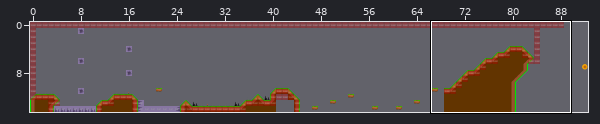
A Tiled map gets an edit: tiles/map5.tmx. The picture above shows the old version from afar; the outline marks the close-up.
Close-up. The starting point:
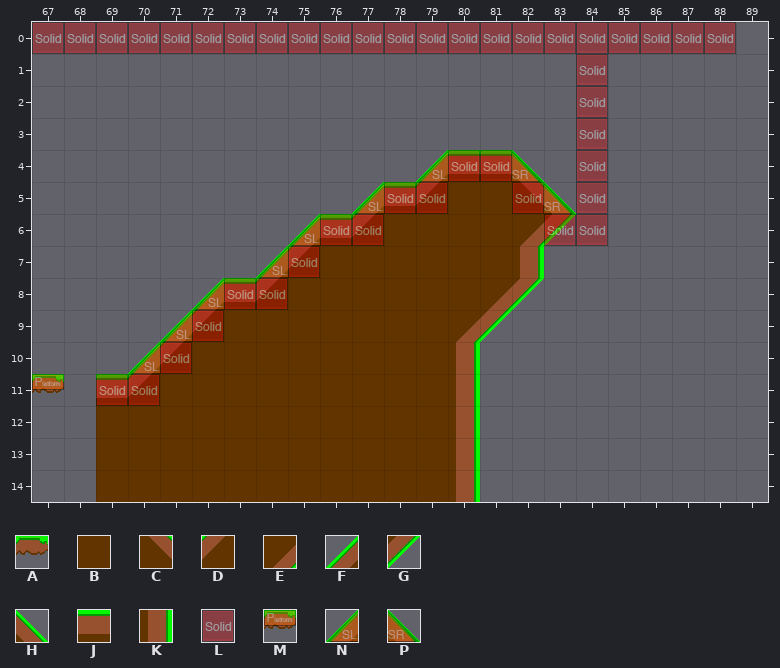
Cells are 32x32 px. Shown: x 67..89, y 0..14. The commit also changed other parts of the map, which this record leaves out.
Key: from "map1tiles": A 0, B 10, C 12, D 12 turned 270, E 12 turned 90, F 14, G 14 turned 180, H 14 turned 90, J 15, K 15 turned 90; from "metatiles32x32": L 0 "solid", M 1 "platform", N 2 "lslope", P 3 "rslope".
_ is an empty cell.
Layers that did not change in this view are not listed.
Layer "foreground" before, first column x 67:
 0 _______________________
 1 _______________________
 2 _______________________
 3 _______________________
 4 ____________FJJH_______
 5 __________FJDBBCH______
 6 ________FJDBBBBEG______
 7 _______FDBBBBBBK_______
 8 _____FJDBBBBBBEG_______
 9 ____FDBBBBBBBEG________
10 ___FDBBBBBBBBK_________
11 A_JDBBBBBBBBBK_________
12 __BBBBBBBBBBBK_________
13 __BBBBBBBBBBBK_________
14 __BBBBBBBBBBBK_________
Layer "collision" before, first column x 67:
 0 LLLLLLLLLLLLLLLLLLLLLL_
 1 _________________L_____
 2 _________________L_____
 3 _________________L_____
 4 ____________NLLP_L_____
 5 __________NLL__LPL_____
 6 ________NLL_____LL_____
 7 _______NL______________
 8 _____NLL_______________
 9 ____NL_________________
10 ___NL__________________
11 M_LL___________________
12 _______________________
13 _______________________
14 _______________________
The same view after the edit:
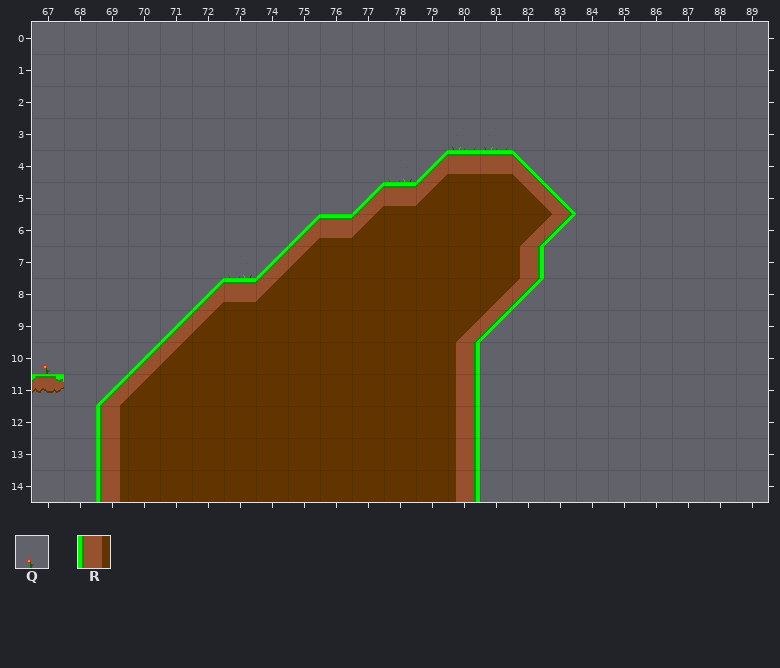
Further tiles: from "map1tiles": Q 2, R 15 turned 270.
See-through tiles are keyed as they look on the map.
What changed:
Changed rows in their new state; . is an unchanged cell.
Layer "foreground":
first column x 67:
10 Q..
11 ..F
12 ..R
13 ..R
14 ..R
Layer "collision" (now hidden):
first column x 67:
 0 ______________________
 1 ................._....
 2 ................._....
 3 ................._....
 4 ............____._....
 5 ..........___..___....
 6 ........___.....__....
 7 .......__.............
 8 .....___..............
 9 ....__................
10 ...__.................
11 _.__..................
Pixel boxes of the changes (left, top, right, bottom) in both close-ups:
changed: (32, 22, 736, 502)
